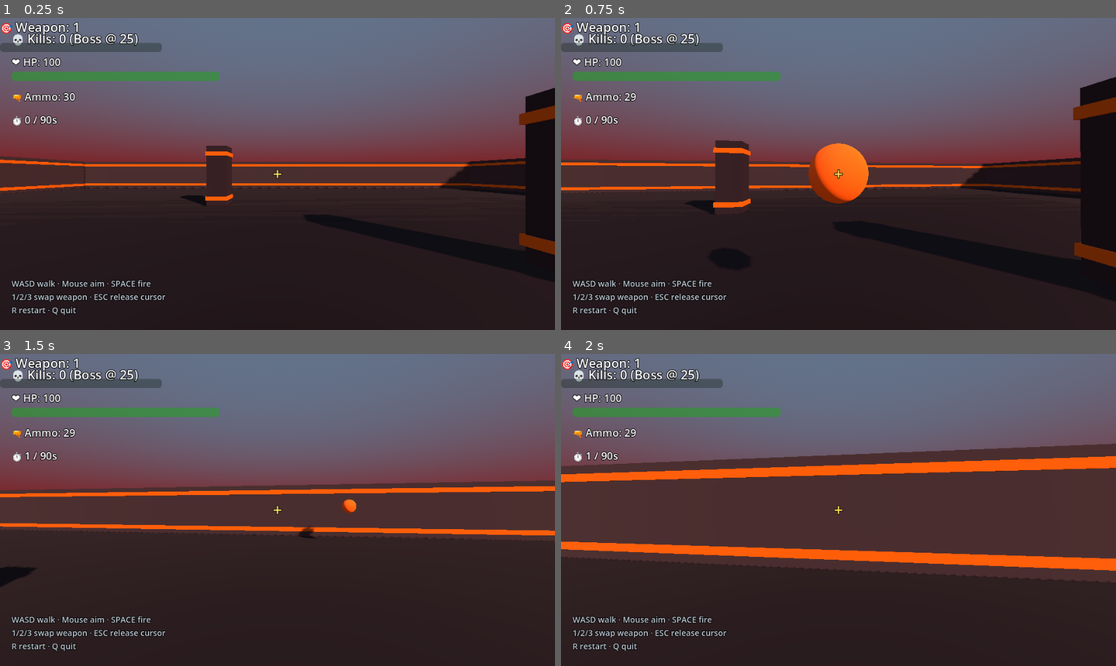
Above: before the commit, frames 1-4 (two rows, left to right).
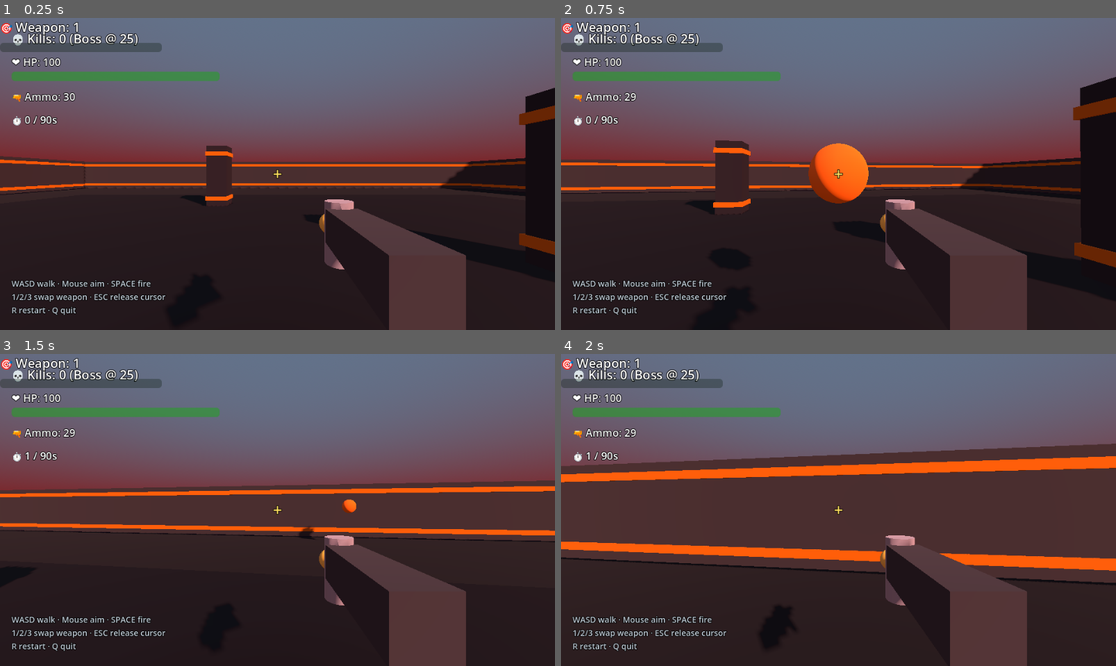
Above: after the commit, the same moments.

Repository: kamwoh/yume
Game: Godot game, scene res://scenes/doomarena3d.tscn
The game is run twice, just before and just after one commit, with the same random seed, the same clock (stepped at 60 frames per second) and the same inputs. This scene is started directly instead of the project's main scene.
Inputs (mouse positions are in pixels of both pictures, inside the frame that each line leads up to):
- Up to frame 1 (0.25 s): no input
- Up to frame 2 (0.75 s): tap Enter (ui_accept) at 0.5 s; move the mouse to (866, 174) at 0.52 s; hold W (move_north) from 0.53 s (still down); tap Space (spark) at 0.6 s; click (866, 174) at 0.67 s
- Up to frame 3 (1.5 s): keep holding W (move_north); tap Enter (ui_accept) at 0.77 s; move the mouse to (249, 510) at 1.27 s; tap R at 1.35 s
- Up to frame 4 (2 s): keep holding W (move_north); tap Enter (ui_accept) at 1.52 s

The runs differ from the first frame. In frame 1, 5.2% of the frame differs, in the area x 1-95%, y 54-100%; in frame 2, 5.3%; in frame 3, 5.8%, in the area x 3-100%, y 56-100%; in frame 4, 5.7%.

Commit message:
Engine: first-person viewmodel + floor fixes (4 doomarena3d playtest bugs)
User playtest surfaced 4 bugs:
1. "where is the weapon? doom/csgo show the weapon" → no first-
   person viewmodel rendering existed in the engine
2. "i didnt feel swap weapon works" → state DID swap but with no
   viewmodel visual + only HUD-number feedback
3. "why the floor is flickering?" → z-fighting between wall bottoms
   (Y=0) and floor top (Y=0)
4. "why bullet shoot through floor" → bullets fired downward had
   no Y bound and clipped through the floor visually

Fixes:

1+2. New engine feature in game_shell.gd: first-person viewmodel
     rendering. Configured via scene.json's camera.viewmodel block:
       viewmodel: {
         follow_state: "current_weapon",
         offset: [0.35, -0.28, -0.55],
         weapons: {"1": {mesh: ...}, "2": {...}, "3": {...}}
       }
     Each weapon's mesh is built once at first-person setup and
     parented to the camera (inherits rotation/position naturally).
     Runtime swap reads actor.state[follow_state] and toggles
     visibility. Doomarena3d ships 3 viewmodel meshes (plasma rifle,
     double-barrel shotgun, rocket launcher) wired to current_weapon
     1/2/3.

     Refactor: mesh-primitive building moved to MeshLib.build_
     primitives_into static helper so both entity_mesh_3d (entity
     rendering) and game_shell (viewmodel rendering) use the same
     vocabulary. entity_mesh_3d._build_mesh_children is now a
     2-line wrapper.

3. Floor mesh repositioned: was pos [0, -0.05, 0] size [44, 0.1, 44]
   (top at Y=0). Now pos [0, -0.55, 0] size [44, 1, 44] (top at
   Y=-0.05). Wall bottoms at Y=0 no longer share a plane with the
   floor surface — z-fight gone.

4. New world rule projectile_floor_despawn: tick rule that runs on
   all projectile-tagged entities, multiplies state.lifetime by
   clamp(position.y * 1e6, 0, 1). Entities with Y > 0 keep their
   lifetime; entities with Y < 0 get lifetime=0 → engine auto-
   removes next tick. Cheaper than full blocks_motion floor (which
   would risk trapping the player who lives at Y=0 with body
   radius 0.4).

204 unit tests + 34 scenarios still pass. Visual capture confirms
viewmodel renders bottom-right of camera, floor renders clean.
Try ./scripts/play.sh doomarena3d, press 1/2/3 — weapon mesh
visibly swaps in front of camera.

Co-Authored-By: Claude Opus 4.7 (1M context) <noreply@anthropic.com>

Diff:
--- a/archetypes/core/templates/godot/data/demo_doomarena3d/scene.json
+++ b/archetypes/core/templates/godot/data/demo_doomarena3d/scene.json
@@ -13,6 +13,15 @@
     "eye_height": 1.6,
     "mouse_sensitivity": 0.003,
     "use_pitch": true,
-    "fov": 78
+    "fov": 78,
+    "viewmodel": {
+      "follow_state": "current_weapon",
+      "offset": [0.35, -0.28, -0.55],
+      "weapons": {
+        "1": {"mesh": "viewmodel_plasma"},
+        "2": {"mesh": "viewmodel_shotgun"},
+        "3": {"mesh": "viewmodel_rocket"}
+      }
+    }
   }
 }
--- a/archetypes/core/templates/godot/data/demo_doomarena3d/world_rules.json
+++ b/archetypes/core/templates/godot/data/demo_doomarena3d/world_rules.json
@@ -504,6 +504,19 @@
         "field": "position",
         "value": "Vector3(clamp(self.state.position.x, -21, 21), 0, clamp(self.state.position.z, -21, 21))"
       }
+    },
+
+    {
+      "_comment": "=== FLOOR despawn — bullets/projectiles fired downward stop at floor (Y=0) instead of clipping through. Multiplies lifetime by 0 when Y < 0 (clamp-step formula: y*1e6 clamped to [0,1] → 0 if y<0, 1 if y>0). Engine auto-removes at lifetime=0. Cheaper than full blocks_motion floor (which would risk trapping the player who lives at Y=0).",
+      "id": "projectile_floor_despawn",
+      "trigger": {"type": "tick", "interval": 1},
+      "query": {"tags_all": ["projectile"]},
+      "effect": {
+        "type": "state_mul",
+        "target": "self",
+        "field": "lifetime",
+        "amount": "clamp(self.state.position.y * 1e6, 0, 1)"
+      }
     }
   ]
 }
--- a/archetypes/core/templates/godot/data/meshes.json
+++ b/archetypes/core/templates/godot/data/meshes.json
@@ -228,7 +228,7 @@
 
     "floor_grate": {
       "primitives": [
-        {"op": "box", "pos": [0, -0.05, 0], "size": [44, 0.1, 44], "color": "#1c1c20"}
+        {"op": "box", "pos": [0, -0.55, 0], "size": [44, 1, 44], "color": "#1c1c20"}
       ]
     },
 
@@ -247,6 +247,33 @@
         {"op": "cylinder", "pos": [0, 0, -0.3], "radius": 0.06, "height": 0.4, "color": "$tail"}
       ],
       "params": {"core": "#ff5020", "tail": "#902020"}
+    },
+
+    "viewmodel_plasma": {
+      "primitives": [
+        {"op": "box",      "pos": [0, 0, -0.2],  "size": [0.18, 0.18, 0.6], "color": "$body"},
+        {"op": "cylinder", "pos": [0, -0.05, -0.55], "radius": 0.08, "height": 0.35, "color": "$barrel"},
+        {"op": "sphere",   "pos": [0, -0.05, -0.74], "radius": 0.07, "color": "$glow"}
+      ],
+      "params": {"body": "#404048", "barrel": "#a0a0b0", "glow": "#ffe060"}
+    },
+
+    "viewmodel_shotgun": {
+      "primitives": [
+        {"op": "box",      "pos": [0, 0, -0.25], "size": [0.22, 0.16, 0.7], "color": "$body"},
+        {"op": "cylinder", "pos": [-0.06, -0.04, -0.65], "radius": 0.06, "height": 0.5, "color": "$barrel"},
+        {"op": "cylinder", "pos": [0.06, -0.04, -0.65],  "radius": 0.06, "height": 0.5, "color": "$barrel"}
+      ],
+      "params": {"body": "#5a3a20", "barrel": "#1a1a1c"}
+    },
+
+    "viewmodel_rocket": {
+      "primitives": [
+        {"op": "box",      "pos": [0, 0, -0.2],  "size": [0.22, 0.22, 0.6], "color": "$body"},
+        {"op": "cylinder", "pos": [0, 0, -0.6],  "radius": 0.16, "height": 0.5, "color": "$tube"},
+        {"op": "sphere",   "pos": [0, 0, -0.85], "radius": 0.13, "color": "$cap"}
+      ],
+      "params": {"body": "#3a2a1a", "tube": "#202022", "cap": "#ff5020"}
     }
   }
 }
--- a/archetypes/core/templates/godot/scripts/engine/game_shell.gd
+++ b/archetypes/core/templates/godot/scripts/engine/game_shell.gd
@@ -453,6 +453,73 @@
 	_camera3d.global_position = target + Vector3(0, eye_height, 0)
 	_camera3d.rotation = Vector3(pitch, facing, 0)
 	_apply_ortho(cam_cfg, false)
+	# Tier 2.6r — Doom/CSGO-style first-person viewmodel. Mesh hangs in
+	# camera-local space (so it inherits camera rotation). Active mesh
+	# swaps based on the actor's state field (e.g. current_weapon).
+	_setup_viewmodel(cam_cfg)
+	_update_viewmodel(actor, cam_cfg)
+
+
+# ============================================================
+# FIRST-PERSON VIEWMODEL (Tier 2.6r)
+# ============================================================
+# Doom/CSGO-style "weapon in hand" rendering. Configured via
+# scene.json's camera.viewmodel block:
+#   "viewmodel": {
+#     "follow_state": "current_weapon",
+#     "offset": [0.3, -0.25, -0.5],
+#     "weapons": {
+#       "1": {"mesh": "viewmodel_plasma"},
+#       "2": {"mesh": "viewmodel_shotgun"},
+#       "3": {"mesh": "viewmodel_rocket"}
+#     }
+#   }
+# Each weapon's mesh is built once at first-person setup; runtime swap
+# just toggles visibility based on actor's `follow_state` field value.
+
+var _viewmodel_root: Node3D = null
+var _viewmodel_meshes: Dictionary = {}    # str(state value) → Node3D
+
+func _setup_viewmodel(cam_cfg: Dictionary) -> void:
+	if _viewmodel_root != null: return
+	if _camera3d == null: return
+	var vm_cfg = cam_cfg.get("viewmodel", null)
+	if not (vm_cfg is Dictionary): return
+	var weapons = vm_cfg.get("weapons", null)
+	if not (weapons is Dictionary) or weapons.is_empty(): return
+	_viewmodel_root = Node3D.new()
+	_viewmodel_root.name = "Viewmodel"
+	_camera3d.add_child(_viewmodel_root)
+	var offset_arr: Array = vm_cfg.get("offset", [0.3, -0.25, -0.5])
+	if offset_arr.size() >= 3:
+		_viewmodel_root.position = Vector3(float(offset_arr[0]), float(offset_arr[1]), float(offset_arr[2]))
+	var lib := MeshLib.load_from_file("res://data/meshes.json")
+	for key in weapons.keys():
+		var w = weapons[key]
+		if not (w is Dictionary): continue
+		var mesh_name := str(w.get("mesh", ""))
+		if mesh_name == "" or not lib.has(mesh_name): continue
+		var mesh_def := lib.get_mesh(mesh_name)
+		var mesh_node := Node3D.new()
+		mesh_node.name = "vm_%s" % str(key)
+		mesh_node.visible = false
+		var params: Dictionary = MeshLib.merge_params(mesh_def, w.get("params", {}) as Dictionary)
+		MeshLib.build_primitives_into(mesh_node, mesh_def.get("primitives", []), params)
+		_viewmodel_root.add_child(mesh_node)
+		_viewmodel_meshes[str(key)] = mesh_node
+
+
+func _update_viewmodel(actor, cam_cfg: Dictionary) -> void:
+	if _viewmodel_root == null: return
+	var vm_cfg = cam_cfg.get("viewmodel", null)
+	if not (vm_cfg is Dictionary): return
+	var follow_state := str(vm_cfg.get("follow_state", ""))
+	if follow_state == "" or actor == null: return
+	var current_v = (actor as Entity).get_state(follow_state, "")
+	# Coerce numeric state values to string for dict lookup
+	var current := str(int(current_v)) if current_v is int or current_v is float else str(current_v)
+	for key in _viewmodel_meshes:
+		(_viewmodel_meshes[key] as Node3D).visible = (str(key) == current)
 
 
 # Tracks whether we've done the initial cursor capture for first-person.
--- a/archetypes/core/templates/godot/scripts/engine/mesh_lib.gd
+++ b/archetypes/core/templates/godot/scripts/engine/mesh_lib.gd
@@ -60,3 +60,117 @@
 	for k in instance_params.keys():
 		out[k] = instance_params[k]
 	return out
+
+
+## Build primitive children under `parent`. Used by entity_mesh_3d.gd
+## (entity rendering) AND game_shell.gd (FPS viewmodel rendering — same
+## mesh-primitive vocabulary, different host nodes). Centralizes the
+## op-dispatch so adding a new primitive (e.g. arrow, ring) only needs
+## one change here.
+static func build_primitives_into(parent: Node3D, primitives: Array, params: Dictionary) -> void:
+	for p in primitives:
+		if not (p is Dictionary): continue
+		var op := str(p.get("op", ""))
+		var mesh: Mesh = null
+		match op:
+			"box":
+				var size := _to_vec3(_param_resolve(p.get("size", [1, 1, 1]), params))
+				var m := BoxMesh.new()
+				m.size = size
+				mesh = m
+			"sphere":
+				var r := float(_param_resolve(p.get("radius", 0.5), params))
+				var m := SphereMesh.new()
+				m.radius = r
+				m.height = r * 2.0
+				mesh = m
+			"cylinder":
+				var r := float(_param_resolve(p.get("radius", 0.3), params))
+				var h := float(_param_resolve(p.get("height", 1.0), params))
+				var m := CylinderMesh.new()
+				m.top_radius = r
+				m.bottom_radius = r
+				m.height = h
+				mesh = m
+			"capsule":
+				var r := float(_param_resolve(p.get("radius", 0.3), params))
+				var h := float(_param_resolve(p.get("height", 1.0), params))
+				var m := CapsuleMesh.new()
+				m.radius = r
+				m.height = h
+				mesh = m
+			"plane":
+				var sz := _to_vec2(_param_resolve(p.get("size", [1, 1]), params))
+				var m := PlaneMesh.new()
+				m.size = sz
+				mesh = m
+			"prism":
+				var sz := _to_vec3(_param_resolve(p.get("size", [1, 1, 1]), params))
+				var m := PrismMesh.new()
+				m.size = sz
+				mesh = m
+			"torus":
+				var inner := float(_param_resolve(p.get("inner_radius", 0.3), params))
+				var outer := float(_param_resolve(p.get("outer_radius", 0.5), params))
+				var m := TorusMesh.new()
+				m.inner_radius = inner
+				m.outer_radius = outer
+				mesh = m
+			"quad":
+				var sz := _to_vec2(_param_resolve(p.get("size", [1, 1]), params))
+				var m := QuadMesh.new()
+				m.size = sz
+				mesh = m
+		if mesh == null: continue
+		var mi := MeshInstance3D.new()
+		mi.mesh = mesh
+		mi.material_override = _make_material(_parse_color(_param_resolve(p.get("color", "#fff"), params)))
+		var pos := _to_vec3(_param_resolve(p.get("pos", [0, 0, 0]), params))
+		mi.position = pos
+		if p.has("rotation_deg"):
+			var rd := _to_vec3(p["rotation_deg"])
+			mi.rotation_degrees = rd
+		parent.add_child(mi)
+
+
+static func _param_resolve(v, params: Dictionary):
+	if v is String and (v as String).begins_with("$"):
+		var key := (v as String).substr(1)
+		return params.get(key, v)
+	return v
+
+
+static func _to_vec3(v) -> Vector3:
+	if v is Vector3: return v
+	if v is Vector2: return Vector3(v.x, v.y, 0)
+	if v is Array:
+		var a := v as Array
+		if a.size() >= 3: return Vector3(float(a[0]), float(a[1]), float(a[2]))
+		if a.size() == 2: return Vector3(float(a[0]), float(a[1]), 0)
+	if v is float or v is int:
+		return Vector3(float(v), float(v), float(v))
+	return Vector3.ZERO
+
+
+static func _to_vec2(v) -> Vector2:
+	if v is Vector2: return v
+	if v is Array and (v as Array).size() >= 2:
+		return Vector2(float(v[0]), float(v[1]))
+	if v is float or v is int:
+		return Vector2(float(v), float(v))
+	return Vector2.ONE
+
+
+static func _parse_color(v) -> Color:
+	if v is Color: return v
+	if v is String: return Color(str(v))
+	if v is Array and (v as Array).size() >= 3:
+		return Color(float(v[0]), float(v[1]), float(v[2]),
+			1.0 if (v as Array).size() < 4 else float(v[3]))
+	return Color(0.7, 0.7, 0.7)
+
+
+static func _make_material(color: Color) -> StandardMaterial3D:
+	var mat := StandardMaterial3D.new()
+	mat.albedo_color = color
+	return mat
--- a/archetypes/core/templates/godot/scripts/renderer_3d/entity_mesh_3d.gd
+++ b/archetypes/core/templates/godot/scripts/renderer_3d/entity_mesh_3d.gd
@@ -111,71 +111,8 @@
 # ============================================================
 
 func _build_mesh_children() -> void:
-	for p in _mesh_primitives:
-		if not (p is Dictionary): continue
-		var op := str(p.get("op", ""))
-		var mesh: Mesh = null
-		match op:
-			"box":
-				var size := _to_vec3(_param_resolve(p.get("size", [1, 1, 1])))
-				var m := BoxMesh.new()
-				m.size = size
-				mesh = m
-			"sphere":
-				var r := float(_param_resolve(p.get("radius", 0.5)))
-				var m := SphereMesh.new()
-				m.radius = r
-				m.height = r * 2.0
-				mesh = m
-			"cylinder":
-				var r := float(_param_resolve(p.get("radius", 0.3)))
-				var h := float(_param_resolve(p.get("height", 1.0)))
-				var m := CylinderMesh.new()
-				m.top_radius = r
-				m.bottom_radius = r
-				m.height = h
-				mesh = m
-			"capsule":
-				var r := float(_param_resolve(p.get("radius", 0.3)))
-				var h := float(_param_resolve(p.get("height", 1.0)))
-				var m := CapsuleMesh.new()
-				m.radius = r
-				m.height = h
-				mesh = m
-			"plane":
-				var sz := _to_vec2(_param_resolve(p.get("size", [1, 1])))
-				var m := PlaneMesh.new()
-				m.size = sz
-				mesh = m
-			"prism":
-				var sz := _to_vec3(_param_resolve(p.get("size", [1, 1, 1])))
-				var m := PrismMesh.new()
-				m.size = sz
-				mesh = m
-			"torus":
-				var inner := float(_param_resolve(p.get("inner_radius", 0.3)))
-				var outer := float(_param_resolve(p.get("outer_radius", 0.5)))
-				var m := TorusMesh.new()
-				m.inner_radius = inner
-				m.outer_radius = outer
-				mesh = m
-			"quad":
-				var sz := _to_vec2(_param_resolve(p.get("size", [1, 1])))
-				var m := QuadMesh.new()
-				m.size = sz
-				mesh = m
-		if mesh == null:
-			continue
-		var mi := MeshInstance3D.new()
-		mi.mesh = mesh
-		mi.material_override = _make_material(_resolve_color(p.get("color", "#fff")))
-		var pos := _to_vec3(_param_resolve(p.get("pos", [0, 0, 0])))
-		mi.position = pos
-		# Optional rotation in degrees (Vector3) — handle simple case
-		if p.has("rotation_deg"):
-			var rd := _to_vec3(p["rotation_deg"])
-			mi.rotation_degrees = rd
-		add_child(mi)
+	# Shared helper — same primitive vocabulary used by game_shell viewmodels.
+	MeshLib.build_primitives_into(self, _mesh_primitives, _mesh_params)
 
 
 # ============================================================
